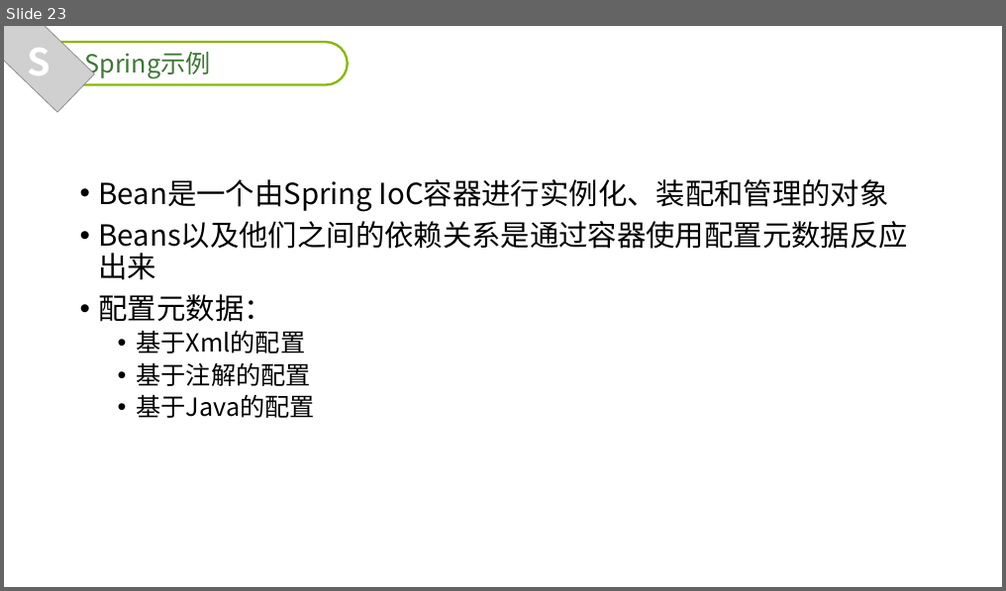
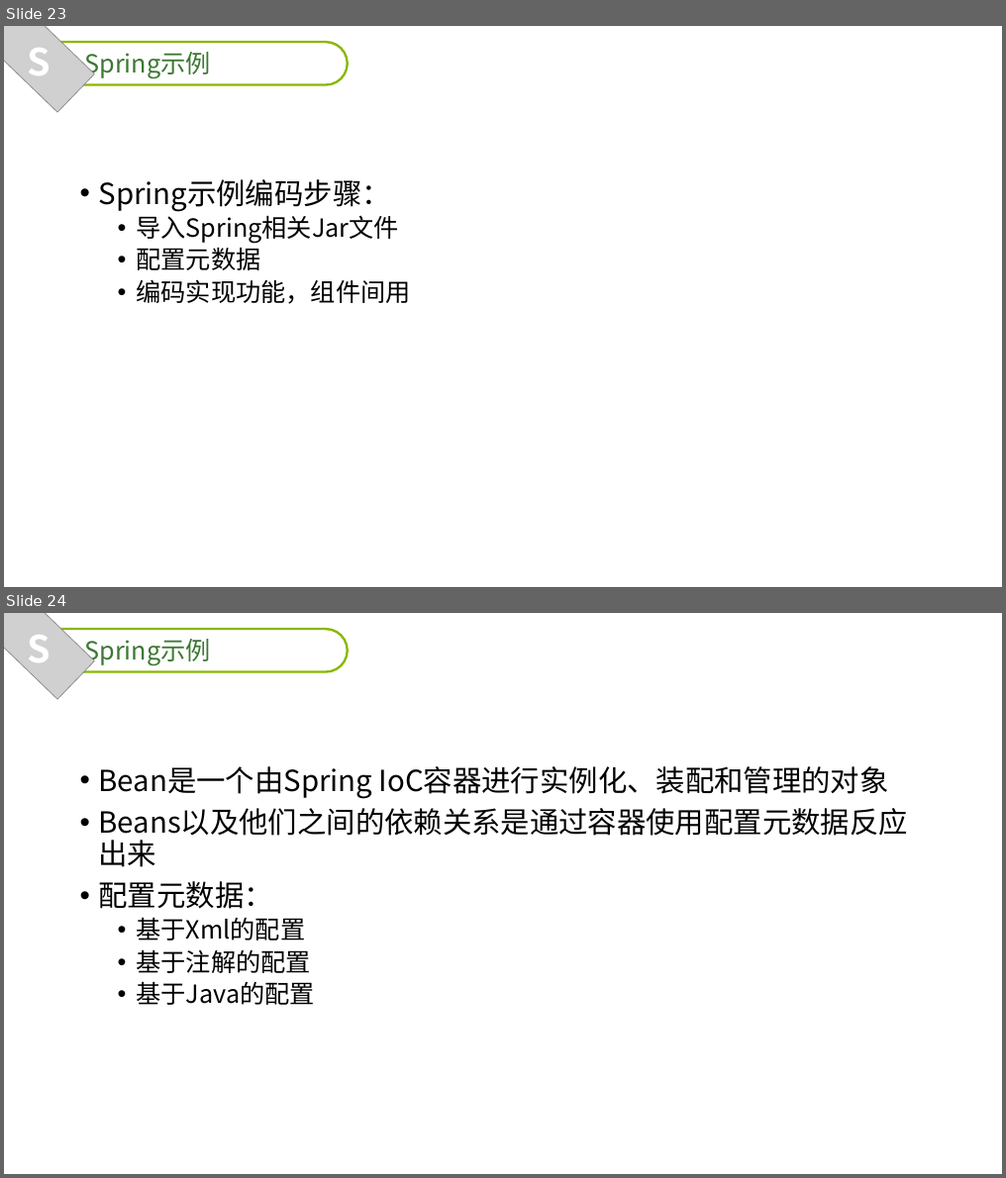
Before and after one commit to adice/course-Spring, a slide deck: 1.Spring概述/01._IoC&DI和Spring框架概述.pptx. Shown one above the other, each under a label of ours: slide 23 before the commit, slides 23 and 24 after it. The pictures are 1006x591 and 1006x1178 pixels, drawn with LibreOffice and Linux fonts; fonts in the diff are those of the drawing; grey boxes stand for pictures; background and template pictures are left out. Boxes give left, top, right and bottom in pixels: in the first picture for what was removed or moved away, otherwise in the second. Text is boxed around its words. In the diff, an @@ line names an element or a change of style, - is before the commit and + after.

Commit message:
fit:修改ppt示例部分

```diff
--- a/1.Spring概述/01._IoC&DI和Spring框架概述.pptx
+++ b/1.Spring概述/01._IoC&DI和Spring框架概述.pptx
@@ slide 23 added at [4,26,1002,587], background picture (left out) @@
@@ group added at [4,26,348,112]: 3 texts, 1 rounded rectangle, 1 picture @@
+Spring示例
+1
+S
@@ text added at [99,179,410,304], 24 pt, text #000000 @@
+• Spring示例编码步骤：
+  • 导入Spring相关Jar文件
+  • 配置元数据
+  • 编码实现功能，组件间用
@@ what was slide 23 is now slide 24 @@
```
Also in this commit, not shown: 1 slide changed.
